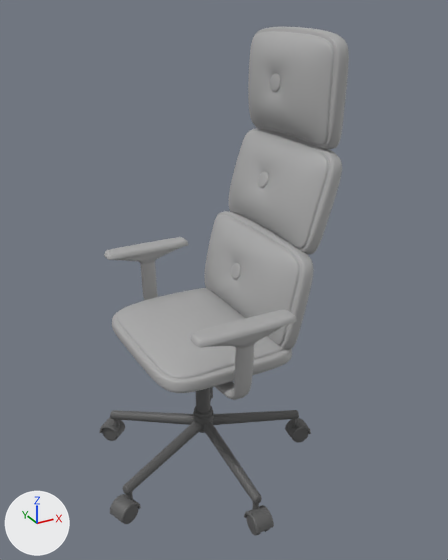
The FBX model WS_RLT/Assets/LA/Meshes/SM_Chief_Chair_01.fbx: old version first, new version second.
The view is the same before and after, from a 50 mm camera at (-1.08, -2.13, 2.0) aimed at (0.06, -0.04, 0.95). Lighting does not change. The marker at lower left points along +X, +Y and +Z. Where no turn or scale is listed for an object, it has been applied to the vertices. Vertices at the same position are counted once.
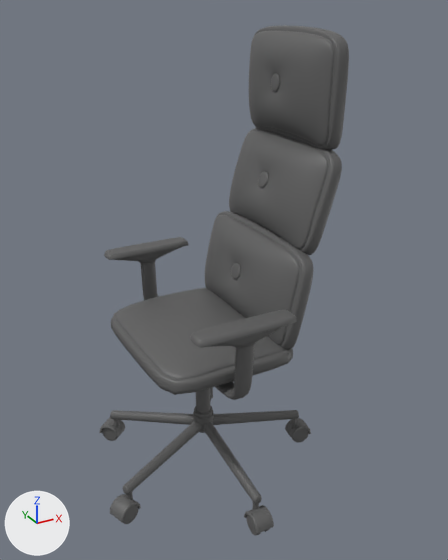
Where the newer file only moved an object's origin or applied its transform, the numbers keep the older frame.

What differs and where, as boxes (x1, y1, x2, y2) in the pictures (448 x 560 px):
'pCube178', recoloured, reshaped, moved, turned, rescaled
    before: (248, 27, 349, 149)
    after: (249, 25, 349, 150)
'pCube170', reshaped
    before: (112, 288, 292, 393)
    after: (111, 287, 293, 395)
'pCube177', recoloured, reshaped, moved, turned, rescaled
    before: (229, 128, 342, 254)
    after: (229, 128, 342, 255)
'pCube168', recoloured
    both: (205, 211, 314, 349)
'pCube174', recoloured
    both: (104, 237, 188, 260)
'pCube173', recoloured
    both: (113, 247, 181, 301)
part 1 of me_mesh_001, deleted
    before: (194, 327, 282, 400)
part 2 of me_mesh_001, added
    after: (194, 327, 282, 400)
part 3 of me_mesh_002, deleted
    before: (190, 309, 297, 348)
part 4 of me_mesh_002, added
    after: (190, 309, 297, 348)
part 5 of me_mesh_007, cut back
    before: (112, 288, 292, 393)
    after: (111, 287, 293, 395)

Diff of the bpy script that builds the scene:
```diff
--- a/WS_RLT/Assets/LA/Meshes/SM_Chief_Chair_01.fbx.py
+++ b/WS_RLT/Assets/LA/Meshes/SM_Chief_Chair_01.fbx.py
@@ me_mesh_009 @@
 # used by ob_pcube178; parent = ob_group29; location = (39.43, 179.5, -2.639)
-me_mesh_009.from_pydata(...)  # 1418 vertices, 1416 faces; spans x -8.9..10.0, y -29.9..13.0, z -30.6..30.7
-me_mesh_009.materials.append(mat_standardsurface1)  # grey #aaaaaa
+me_mesh_009.from_pydata(...)  # 1418 vertices, 1416 faces; spans x -2.8..19.4, y -24.5..18.8, z -37.8..37.8
+# me_mesh_009 part 8: 1418 of 1418 vertices moved; they spanned x -8.9..10.0, y -29.9..13.0, z -30.6..30.7 and now span x -2.8..19.4, y -24.5..18.8, z -37.8..37.8; mean shift (7.8, 6.1, -0.1); largest move (-0.3, 9.6, -27.3) -> (11.0, 15.6, -33.7)
+me_mesh_009.materials.append(mat_t_chaise_chef1)  # dark grey #5e5e5e
@@ me_mesh_001 @@
 # used by ob_pcube175; parent = ob_group29; location = (-23.93, 76.23, -2.45)
-me_mesh_001.from_pydata(...)  # 674 vertices, 672 faces; spans x -4.3..36.6, y -18.3..18.3, z 8.0..49.9
-me_mesh_001.materials.append(mat_standardsurface1)  # grey #aaaaaa
+me_mesh_001.from_pydata(...)  # 674 vertices, 672 faces; spans x -4.3..36.6, y -18.3..18.3, z -49.9..-8.0
+# me_mesh_001 part 1: 674 vertices removed from x -4.3..36.6, y -18.3..18.3, z 8.0..49.9
+# me_mesh_001 part 2: 674 vertices added at x -4.3..36.6, y -18.3..18.3, z -49.9..-8.0
+me_mesh_001.materials.append(mat_t_chaise_chef1)  # dark grey #5e5e5e
@@ me_mesh_008 @@
 # used by ob_pcube177; parent = ob_group29; location = (36.64, 138.8, -2.639)
-me_mesh_008.from_pydata(...)  # 1418 vertices, 1416 faces; spans x -13.2..10.1, y -29.6..12.4, z -34.1..34.3
-me_mesh_008.materials.append(mat_standardsurface1)  # grey #aaaaaa
+me_mesh_008.from_pydata(...)  # 1418 vertices, 1416 faces; spans x -2.8..19.4, y -24.5..18.8, z -37.8..37.8
+# me_mesh_008 part 7: 1418 of 1418 vertices moved; they spanned x -13.2..10.1, y -29.6..12.4, z -34.1..34.3 and now span x -2.8..19.4, y -24.5..18.8, z -37.8..37.8; mean shift (9.9, 5.6, -0.1); largest move (-4.1, -28.4, -29.8) -> (7.4, -23.3, -33.0)
+me_mesh_008.materials.append(mat_t_chaise_chef1)  # dark grey #5e5e5e
@@ me_mesh_004 @@
 me_mesh_004.from_pydata(...)  # 178 vertices, 176 faces; spans x -0.047..0.37, y 0.407..0.509, z 0.173..0.197
-me_mesh_004.materials.append(mat_standardsurface1)  # grey #aaaaaa
+me_mesh_004.materials.append(mat_t_chaise_chef1)  # dark grey #5e5e5e
@@ me_mesh_002 @@
 # used by ob_pcube176; parent = ob_group29; location = (-23.93, 76.23, -2.45)
-me_mesh_002.from_pydata(...)  # 178 vertices, 176 faces; spans x -4.7..37.0, y 17.3..19.7, z 40.7..50.9
-me_mesh_002.materials.append(mat_standardsurface1)  # grey #aaaaaa
+me_mesh_002.from_pydata(...)  # 178 vertices, 176 faces; spans x -4.7..37.0, y 17.3..19.7, z -50.9..-40.7
+# me_mesh_002 part 3: 178 vertices removed from x -4.7..37.0, y 17.3..19.7, z 40.7..50.9
+# me_mesh_002 part 4: 178 vertices added at x -4.7..37.0, y 17.3..19.7, z -50.9..-40.7
+me_mesh_002.materials.append(mat_t_chaise_chef1)  # dark grey #5e5e5e
@@ me_mesh_007 @@
-me_mesh_007.from_pydata(...)  # 6018 vertices, 6016 faces; spans x -0.313..0.313, y -0.378..0.378, z -0.088..0.088
-me_mesh_007.materials.append(mat_standardsurface1)  # grey #aaaaaa
+me_mesh_007.from_pydata(...)  # 378 vertices, 376 faces; spans x -0.314..0.314, y -0.379..0.379, z -0.09..0.09
+# me_mesh_007 part 5: 6011 vertices removed from x -0.313..0.313, y -0.378..0.378, z -0.088..0.088; 371 vertices added at x -0.314..0.314, y -0.379..0.379, z -0.09..0.09
+# me_mesh_007 part 6: the surface is now shaded smooth
+me_mesh_007.materials.append(mat_t_chaise_chef1)  # dark grey #5e5e5e
@@ me_mesh @@
 me_mesh.from_pydata(...)  # 1418 vertices, 1416 faces; spans x -0.122..0.1, y -0.379..0.377, z -0.304..0.129
-me_mesh.materials.append(mat_standardsurface1)  # grey #aaaaaa
+me_mesh.materials.append(mat_t_chaise_chef1)  # dark grey #5e5e5e
@@ me_mesh_003 @@
 me_mesh_003.from_pydata(...)  # 674 vertices, 672 faces; spans x -0.043..0.366, y 0.08..0.499, z -0.183..0.183
-me_mesh_003.materials.append(mat_standardsurface1)  # grey #aaaaaa
+me_mesh_003.materials.append(mat_t_chaise_chef1)  # dark grey #5e5e5e
@@ ob_pcube178 @@
 ob_pcube178.parent = ob_group29
-ob_pcube178.location = (39.43, 179.5, -2.639)
+ob_pcube178.location = (31.52, 172.0, -2.564)
+ob_pcube178.rotation_euler = (0.0, 0.0, 0.203)  # degrees (0, 0, 12)
+ob_pcube178.scale = (1.0, 1.0, 0.809)
@@ ob_pcube177 @@
 ob_pcube177.parent = ob_group29
-ob_pcube177.location = (36.64, 138.8, -2.639)
+ob_pcube177.location = (27.0, 133.7, -2.557)
+ob_pcube177.rotation_euler = (0.0, 0.0, -0.0779)  # degrees (0, 0, -4.5)
+ob_pcube177.scale = (1.0, 1.0, 0.888)
```
